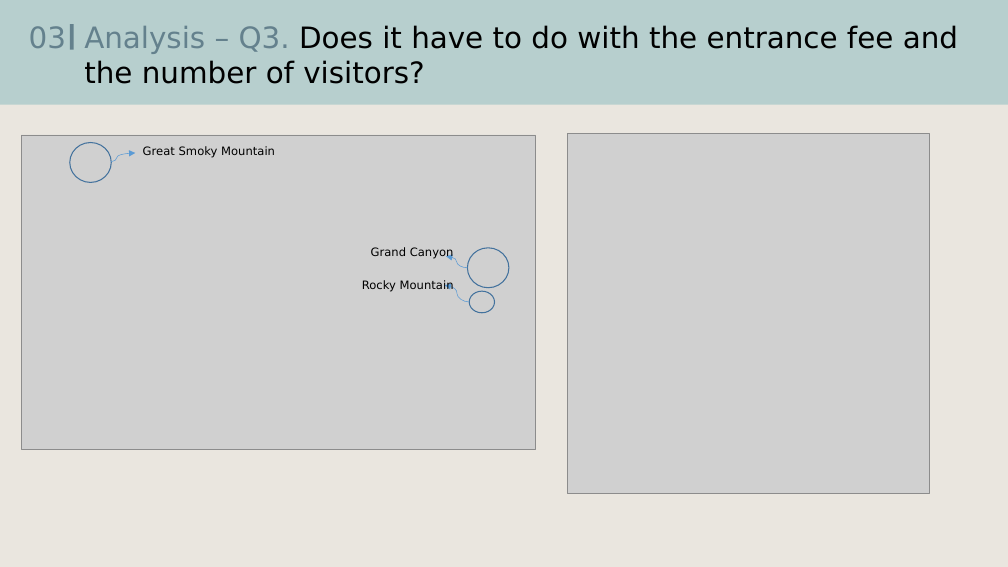
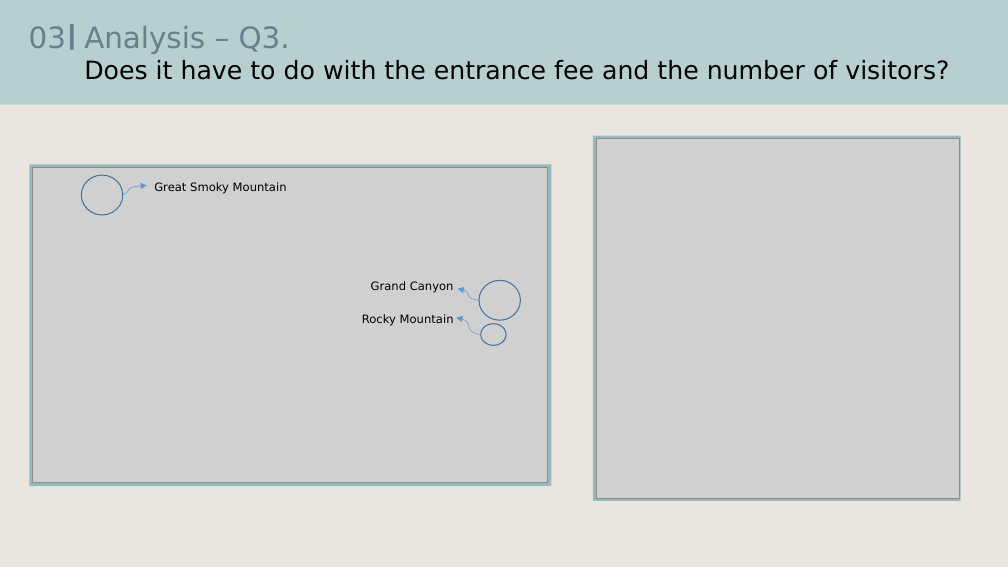
Before and after one commit to hayley01145553/WebScrapingProject, a slide deck: slide 9 of Web Scraping Project.pptx. Drawn at 1008x567 pixels with LibreOffice and Linux fonts; fonts in the diff are those of the drawing; grey boxes stand for pictures. Boxes give left, top, right and bottom in pixels: in the first picture for what was removed or moved away, otherwise in the second. Text is boxed around its words. In the diff, an @@ line names an element or a change of style, - is before the commit and + after.

```diff
--- a/Web Scraping Project.pptx
+++ b/Web Scraping Project.pptx
@@ text at [84, 26, 949, 80]: text changed; size 28 to 24 pt @@
-Analysis – Q3. Does it have to do with the entrance fee and the number of visitors?
+Analysis – Q3.
+Does it have to do with the entrance fee and the number of visitors?
@@ rectangle added at [593, 136, 960, 501], fill #97B8BF @@
@@ picture: place and size @@
-picture at [567, 134, 929, 494]
+picture at [597, 138, 959, 498]
@@ rectangle added at [29, 164, 551, 486], fill #97B8BF @@
@@ ellipse: place and size @@
-ellipse at [70, 143, 111, 183]
+ellipse at [82, 175, 123, 216]
@@ curved arrow moved from (111, 162) - (135, 153) to (123, 194) - (147, 185) @@
@@ text "Grand Canyon": place and size @@
-text "Grand Canyon" at [371, 247, 454, 259]
+text "Grand Canyon" at [371, 281, 454, 292]
@@ 2 ellipses, 2 curved arrows, 1 picture, 1 text: place and size @@
-2 ellipses, 2 curved arrows, 1 picture, 1 text at [21, 135, 535, 449]
+2 ellipses, 2 curved arrows, 1 picture, 1 text at [33, 168, 547, 482]
@@ text "Rocky Mountain": place and size @@
-text "Rocky Mountain" at [362, 280, 454, 292]
+text "Rocky Mountain" at [362, 314, 454, 326]
```
Also in this commit, not shown: 7 other slides changed.
